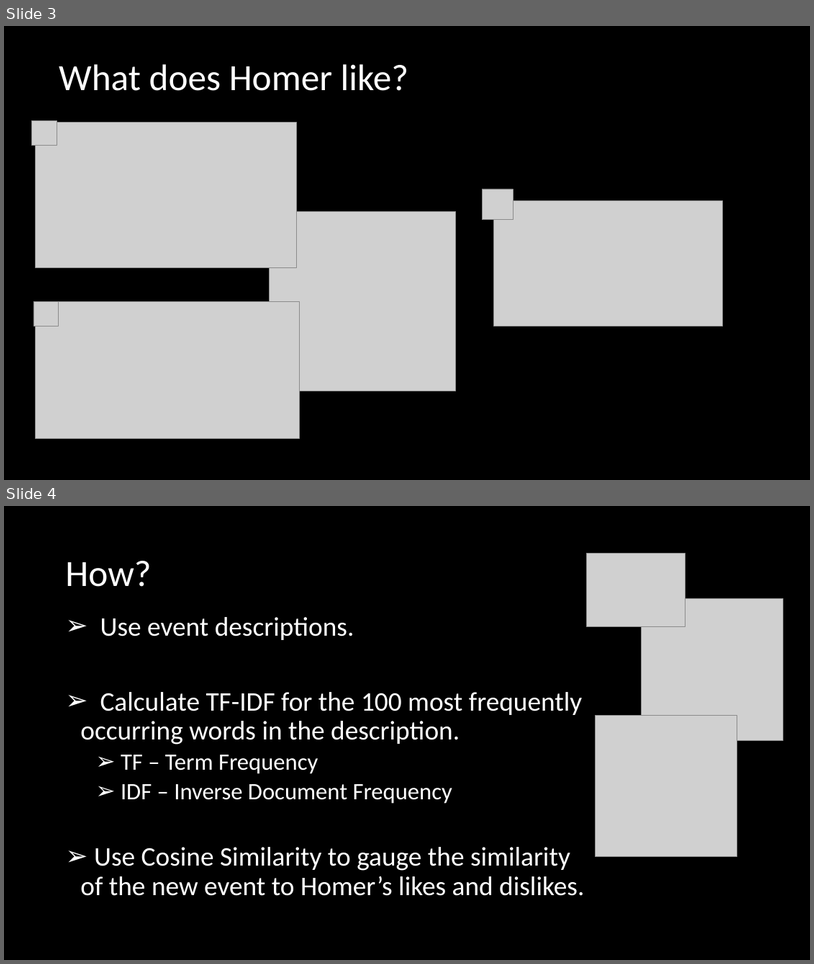
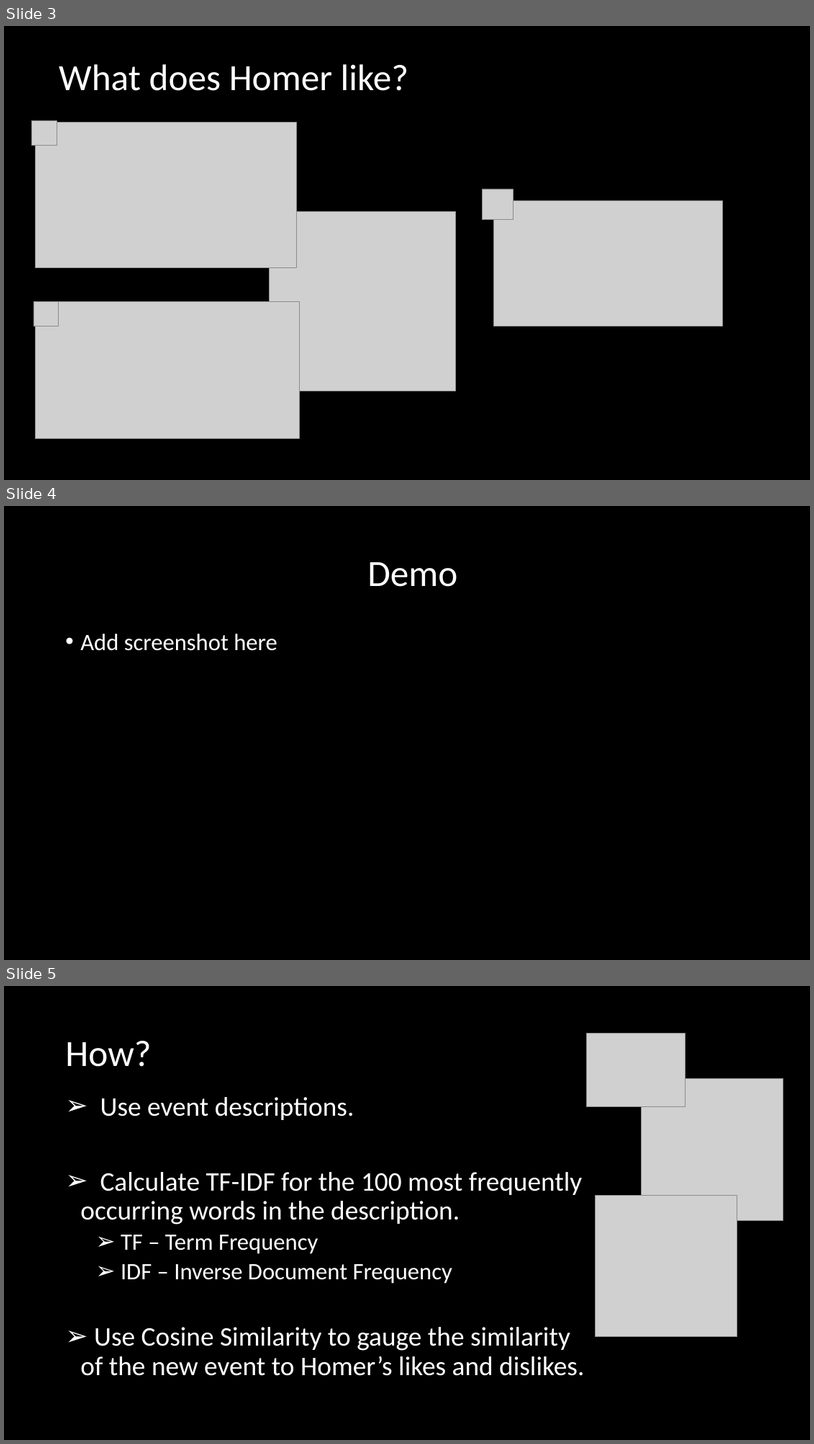
Before and after one commit to dhiviyadhanasekar/Events_Recommender, a slide deck: Big Data Project.pptx. Shown one above the other, each under a label of ours: slides 3 and 4 before the commit, slides 3, 4 and 5 after it. The pictures are 814x964 and 814x1444 pixels, drawn with LibreOffice and Linux fonts; fonts in the diff are those of the drawing; grey boxes stand for pictures. Boxes give left, top, right and bottom in pixels: in the first picture for what was removed or moved away, otherwise in the second. Text is boxed around its words. In the diff, an @@ line names an element or a change of style, - is before the commit and + after.

```diff
--- a/Big Data Project.pptx
+++ b/Big Data Project.pptx
@@ slide 4 added at [4, 506, 810, 960], background #000000 @@
@@ title added at [368, 562, 458, 587], 44 pt, text #FFFFFF @@
+Demo
@@ text added at [80, 633, 278, 651], 28 pt, text #FFFFFF @@
+• Add screenshot here
@@ what was slide 4 is now slide 5 @@
```
Also in this commit, not shown: 3 slides changed, 2 other slides added, 2 slides removed, 51 other files.
